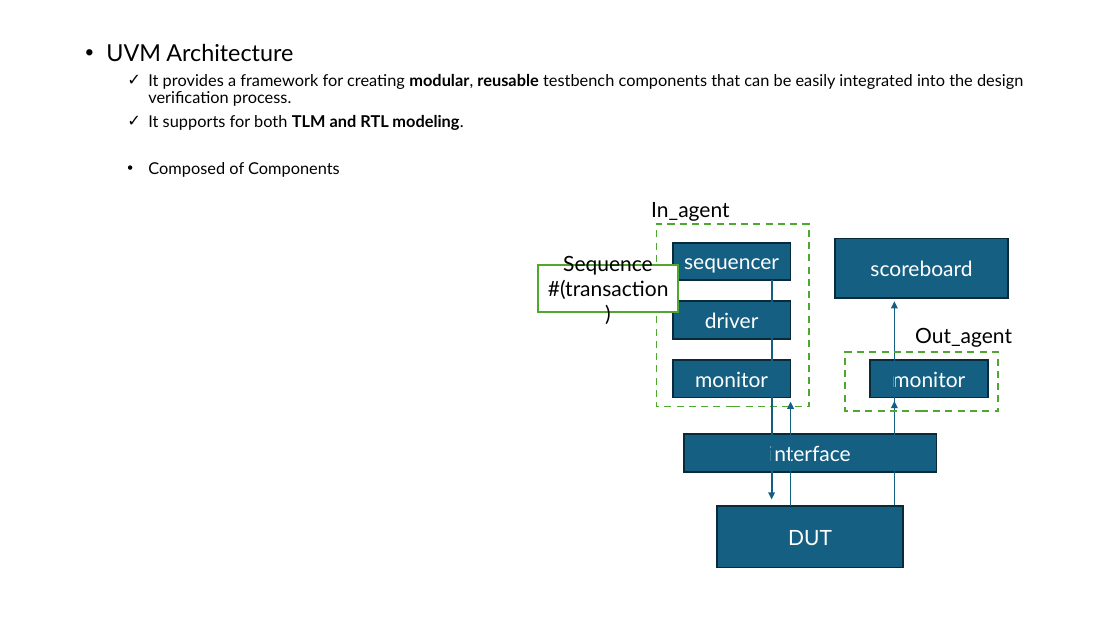
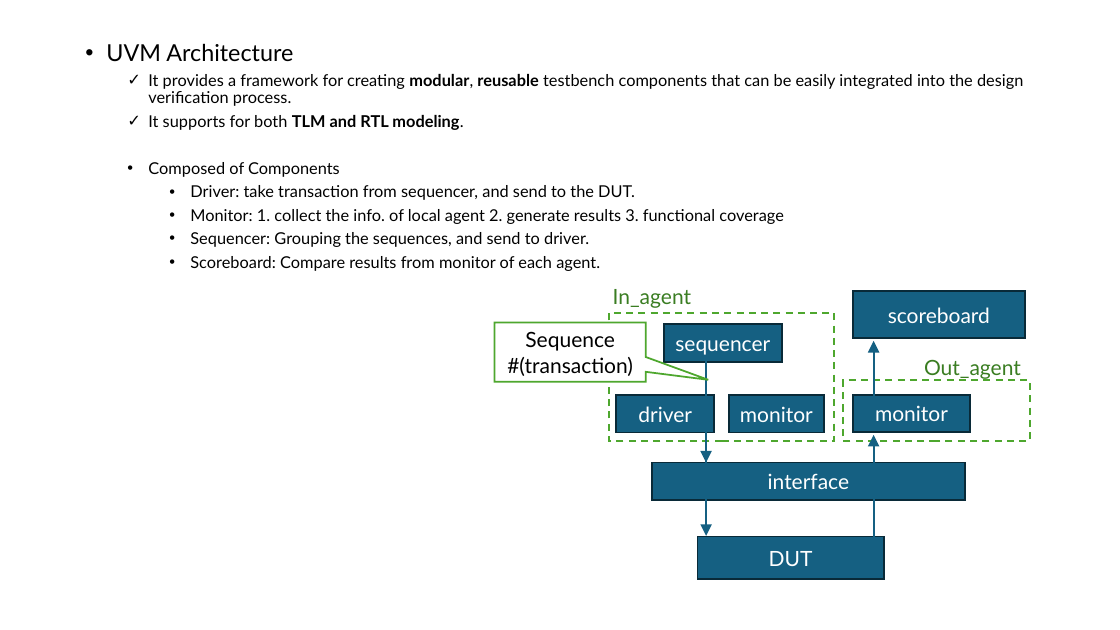
Before and after one commit to KlaudiaZhou/files, a slide deck: slide 3 of 簡報1.pptx. Drawn at 1120x630 pixels with LibreOffice and Linux fonts; fonts in the diff are those of the drawing. Boxes give left, top, right and bottom in pixels: in the first picture for what was removed or moved away, otherwise in the second. Text is boxed around its words. In the diff, an @@ line names an element or a change of style, - is before the commit and + after.

```diff
--- a/簡報1.pptx
+++ b/簡報1.pptx
@@ text at <box>190,185,784,271</box>: paragraphs added @@
+    • Driver: take transaction from sequencer, and send to the DUT.
+    • Monitor: 1. collect the info. of local agent 2. generate results 3. functional coverage
+    • Sequencer: Grouping the sequences, and send to driver.
+    • Scoreboard: Compare results from monitor of each agent.
@@ text "In_agent" at <box>613,289,691,308</box>: text colour #000000 to #3B7D23 @@
@@ text "In_agent": place and size @@
-text "In_agent" at <box>651,202,729,221</box>
+text "In_agent" at <box>613,289,691,308</box>
@@ rectangle "scoreboard": place and size @@
-rectangle "scoreboard" at <box>835,239,1007,298</box>
+rectangle "scoreboard" at <box>853,291,1025,338</box>
@@ speech box "Sequence": place and size @@
-speech box "Sequence" at <box>538,265,679,312</box>
+speech box "Sequence" at <box>495,323,646,382</box>
@@ speech box "Sequence" at <box>495,323,646,382</box>: rectangle to speech box @@
@@ rectangle: place and size @@
-rectangle at <box>656,224,809,407</box>
+rectangle at <box>609,313,834,440</box>
@@ rectangle "sequencer": place and size @@
-rectangle "sequencer" at <box>673,243,791,281</box>
+rectangle "sequencer" at <box>665,324,782,362</box>
@@ arrow moved from (895, 406) - (895, 302) to (874, 408) - (874, 341) @@
@@ text "Out_agent": place and size @@
-text "Out_agent" at <box>915,327,1012,347</box>
+text "Out_agent" at <box>924,359,1021,380</box>
@@ text "Out_agent" at <box>924,359,1021,380</box>: text colour #000000 to #3B7D23 @@
@@ arrow moved from (772, 281) - (772, 500) to (707, 361) - (707, 463) @@
@@ rectangle: place and size @@
-rectangle at <box>845,352,998,412</box>
+rectangle at <box>844,381,1030,441</box>
@@ rectangle "driver": place and size @@
-rectangle "driver" at <box>673,302,791,339</box>
+rectangle "driver" at <box>617,395,715,433</box>
@@ arrow moved from (791, 506) - (791, 402) to (707, 394) - (707, 536) @@
@@ rectangle "monitor": place and size @@
-rectangle "monitor" at <box>673,360,791,398</box>
+rectangle "monitor" at <box>729,395,824,433</box>
@@ rectangle "monitor": place and size @@
-rectangle "monitor" at <box>870,360,988,398</box>
+rectangle "monitor" at <box>853,395,970,433</box>
@@ arrow moved from (895, 505) - (895, 401) to (874, 537) - (874, 435) @@
@@ rectangle "interface": place and size @@
-rectangle "interface" at <box>684,434,937,472</box>
+rectangle "interface" at <box>652,463,965,501</box>
@@ rectangle "DUT": place and size @@
-rectangle "DUT" at <box>718,506,904,567</box>
+rectangle "DUT" at <box>697,537,884,579</box>
```
Also in this commit, not shown: 2 other slides changed, 4 slides added, 1 slide removed.
